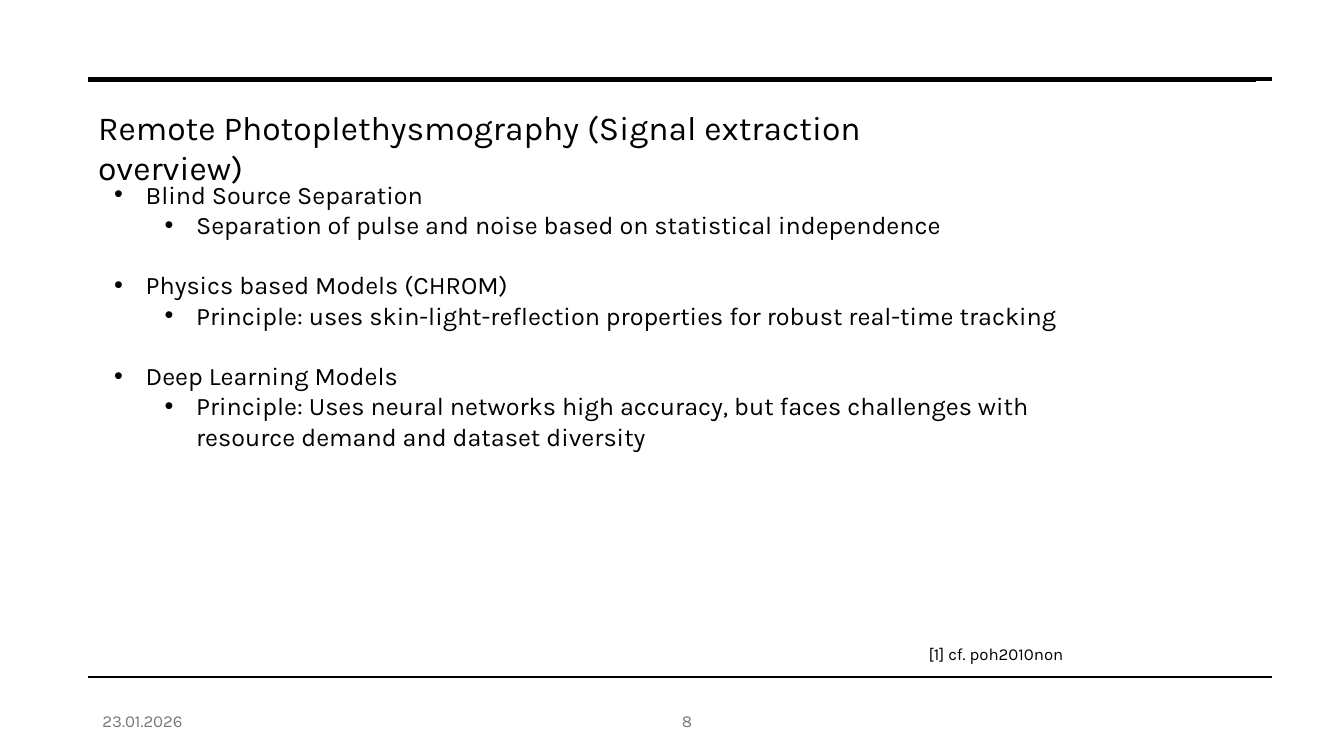
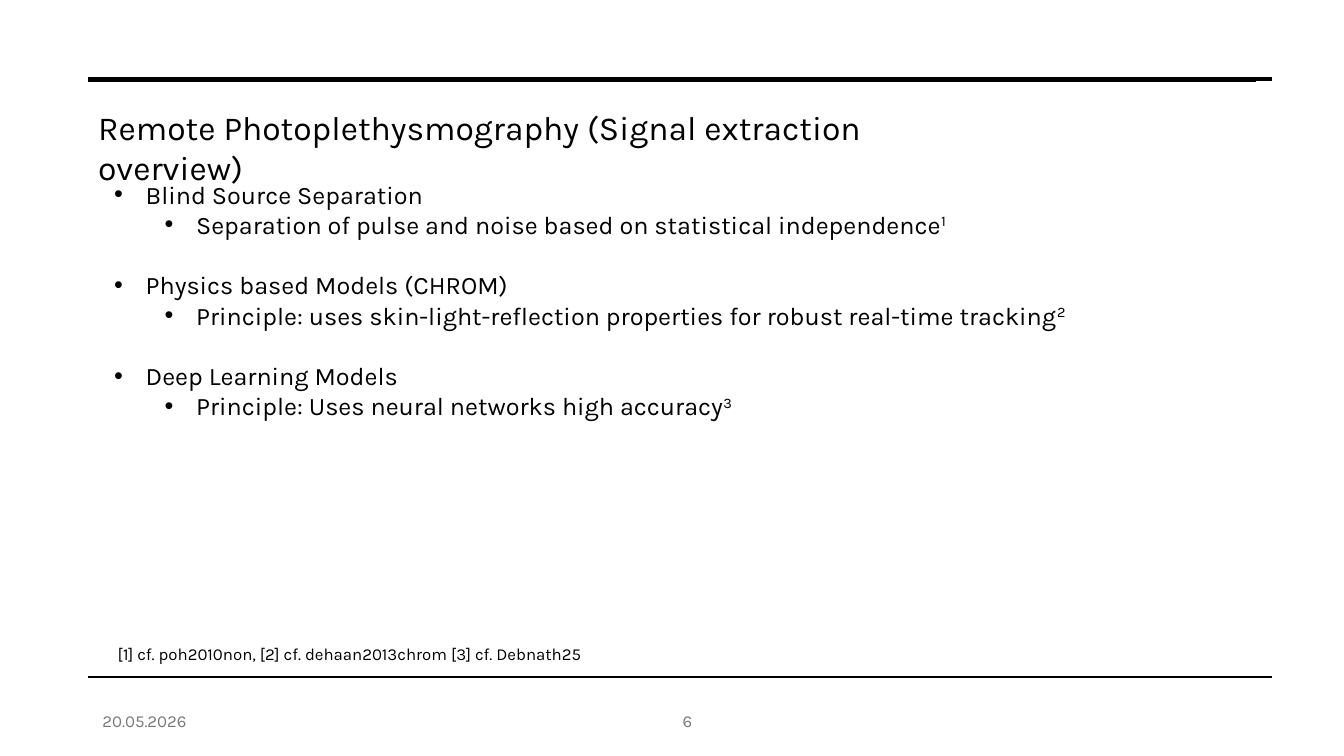
Before and after one commit to fabianprojects/fachseminar2, a slide deck: slide 6 of Vortrag Fachseminar.pptx (slide 8 before the commit). Drawn at 1344x756 pixels with LibreOffice and Linux fonts; fonts in the diff are those of the drawing. Boxes give left, top, right and bottom in pixels: in the first picture for what was removed or moved away, otherwise in the second. Text is boxed around its words. In the diff, an @@ line names an element or a change of style, - is before the commit and + after.

```diff
--- a/Vortrag Fachseminar.pptx
+++ b/Vortrag Fachseminar.pptx
@@ text at <box>196,307,953,331</box>: text changed @@
-  • Principle: uses skin-light-reflection properties for robust real-time tracking
+  • Principle: uses skin-light-reflection properties for robust real-time tracking2
@@ text at <box>196,397,614,422</box>: text changed @@
-  • Principle: Uses neural networks high accuracy, but faces challenges with resource demand and dataset diversity
+  • Principle: Uses neural networks high accuracy3
@@ text at <box>118,647,581,664</box>: text changed @@
-[1] cf. poh2010non
+[1] cf. poh2010non, [2] cf. dehaan2013chrom [3] cf. Debnath25
@@ text at <box>102,716,186,727</box>: text changed @@
-23.01.2026
+20.05.2026
```
Also in this commit, not shown: 21 other slides changed, 8 slides removed, 44 other files.
